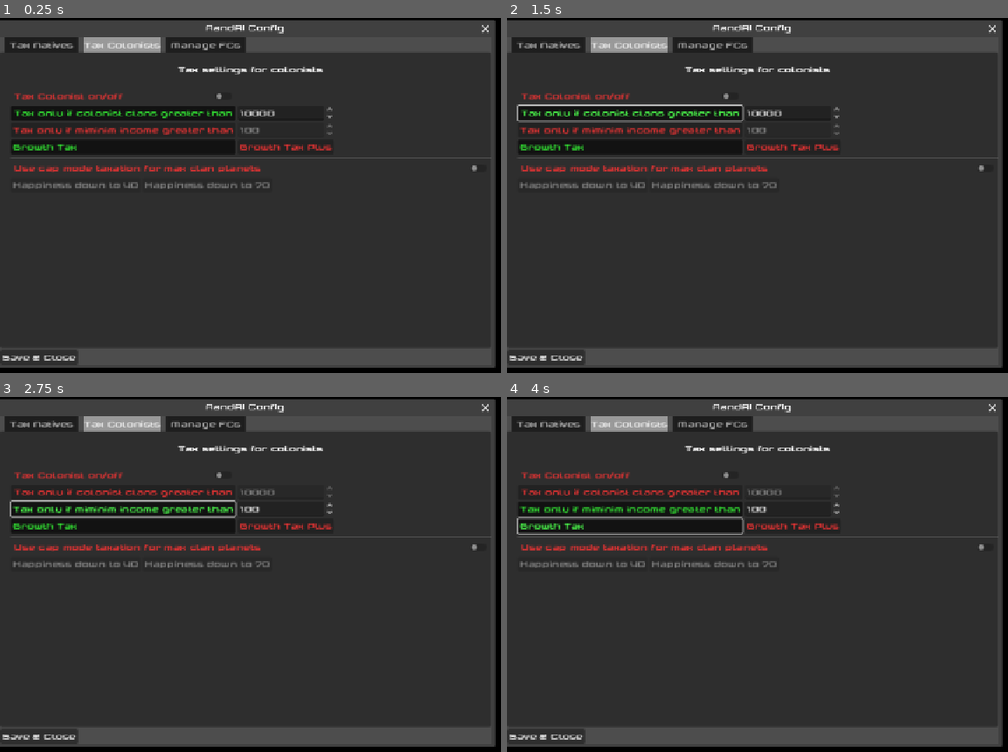
Above: before the commit, frames 1-4 (two rows, left to right).
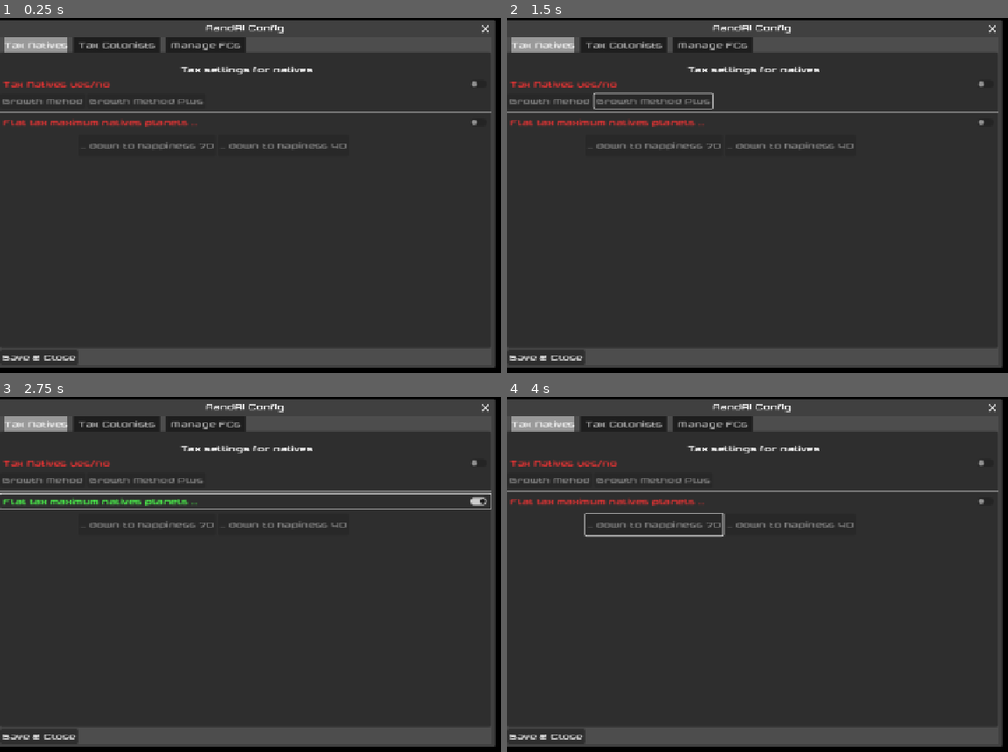
Above: after the commit, the same moments.

Repository: Kecupo/PMS-Planets.nu
Game: Godot game, scene res://Scenes/ConfigPopup.tscn
Two runs of this game, one before a commit and one after it. Both use one fixed random seed, a clock stepped at 60 frames per second and the inputs below. This scene is started directly instead of the project's main scene.
Inputs (mouse positions are in pixels of both pictures, inside the frame that each line leads up to):
- Up to frame 1 (0.25 s): no input
- Up to frame 2 (1.5 s): click (632, 96) at 0.5 s, where only the run before the commit has a clickable "Tax Colonist on/off"; click (632, 113) at 1.25 s, where only the run before the commit has a clickable "Tax only if colonist clans gr…"
- Up to frame 3 (2.75 s): click (125, 510) at 2 s, where only the run before the commit has a clickable "Tax only if miminim income gr…"
- Up to frame 4 (4 s): click (752, 499) at 2.75 s, where only the run after the commit has a clickable "Flat tax maximum natives plan…"; click (632, 524) at 3.5 s, where only the run before the commit has a clickable "Growth Tax"

The runs differ from the first frame. In frame 1, 7.7% of the frame differs, in the area x 0-99%, y 5-49%; in frame 2, 8.3%; in frame 3, 8.4%; in frame 4, 7.8%.

Commit message:
Config tabs

Diff:
--- a/Scenes/ConfigPopup.tscn
+++ b/Scenes/ConfigPopup.tscn
@@ -37,6 +37,10 @@
 TabContainer/styles/tab_hovered = SubResource("StyleBoxFlat_cq0wd")
 TabContainer/styles/tab_selected = SubResource("StyleBoxFlat_22vw3")
 TabContainer/styles/tab_unselected = SubResource("StyleBoxFlat_ffiky")
+
+[sub_resource type="ButtonGroup" id="ButtonGroup_cq0wd"]
+
+[sub_resource type="ButtonGroup" id="ButtonGroup_22vw3"]
 
 [sub_resource type="StyleBoxFlat" id="StyleBoxFlat_w7xoa"]
 bg_color = Color(0.98046875, 0.73535156, 0.73535156, 1)
@@ -73,10 +77,9 @@
 theme_override_styles/tabbar_background = SubResource("StyleBoxTexture_kx6hq")
 theme_override_styles/tab_hovered = SubResource("StyleBoxFlat_4bn5k")
 theme_override_styles/tab_selected = SubResource("StyleBoxFlat_0issk")
-current_tab = 1
+current_tab = 0
 
 [node name="Tax Natives" type="VBoxContainer" parent="RootVBox/Tabs"]
-visible = false
 layout_mode = 2
 theme = SubResource("Theme_joxi8")
 metadata/_tab_index = 0
@@ -98,11 +101,15 @@
 [node name="BtnNatMethodGrowthTax" type="Button" parent="RootVBox/Tabs/Tax Natives/HBoxContainer"]
 unique_name_in_owner = true
 layout_mode = 2
+toggle_mode = true
+button_group = SubResource("ButtonGroup_cq0wd")
 text = "Growth Mehod"
 
 [node name="BtnNatMethodGrowthTaxPlus" type="Button" parent="RootVBox/Tabs/Tax Natives/HBoxContainer"]
 unique_name_in_owner = true
 layout_mode = 2
+toggle_mode = true
+button_group = SubResource("ButtonGroup_22vw3")
 text = "Growth Method Plus"
 
 [node name="HSeparator" type="HSeparator" parent="RootVBox/Tabs/Tax Natives"]
@@ -124,14 +131,19 @@
 [node name="BtnNatCap70" type="Button" parent="RootVBox/Tabs/Tax Natives/ChkNatCapEnabled/HBoxContainer"]
 unique_name_in_owner = true
 layout_mode = 2
+toggle_mode = true
+button_group = ExtResource("2_0issk")
 text = "... down to happiness 70"
 
 [node name="BtnNatCap40" type="Button" parent="RootVBox/Tabs/Tax Natives/ChkNatCapEnabled/HBoxContainer"]
 unique_name_in_owner = true
 layout_mode = 2
+toggle_mode = true
+button_group = ExtResource("3_cq0wd")
 text = "... down to hapiness 40"
 
 [node name="Tax Colonists" type="VBoxContainer" parent="RootVBox/Tabs"]
+visible = false
 layout_mode = 2
 metadata/_tab_index = 1
 
@@ -156,7 +168,6 @@
 [node name="RbColGateOff" type="CheckButton" parent="RootVBox/Tabs/Tax Colonists/MarginContainer/VBoxContainer/GridContainer"]
 unique_name_in_owner = true
 layout_mode = 2
-button_group = ExtResource("2_cq0wd")
 text = "Tax Colonist on/off"
 
 [node name="Label" type="Label" parent="RootVBox/Tabs/Tax Colonists/MarginContainer/VBoxContainer/GridContainer"]
@@ -166,7 +177,6 @@
 unique_name_in_owner = true
 layout_mode = 2
 toggle_mode = true
-button_pressed = true
 button_group = ExtResource("2_cq0wd")
 text = "Tax only if colonist clans greater than"
 
--- a/Scenes/config_popup.gd
+++ b/Scenes/config_popup.gd
@@ -209,8 +209,8 @@
 func _on_col_tax_mode_selected(idx: int) -> void:
 	if _syncing:
 		return
+
 	var gate_mode: int = 1
-
 	if rb_col_gate_off.button_pressed:
 		gate_mode = 0
 	elif rb_col_gate_min_income.button_pressed:
@@ -257,15 +257,21 @@
 # UI State helpers
 # -------------------------
 func _update_colonist_gate_controls() -> void:
-	# Spinboxes nur aktiv, wenn der zugehörige Radio gewählt ist
-	var clans_on: bool = rb_col_gate_min_clans.button_pressed
-	var income_on: bool = rb_col_gate_min_income.button_pressed
-
-	spin_col_min_clans.editable = clans_on
-	spin_col_min_clans.focus_mode = Control.FOCUS_ALL if clans_on else Control.FOCUS_NONE
-
-	spin_col_min_income.editable = income_on
-	spin_col_min_income.focus_mode = Control.FOCUS_ALL if income_on else Control.FOCUS_NONE
+
+	var tax_enabled: bool = rb_col_gate_off.button_pressed
+
+	rb_col_gate_off.disabled = not tax_enabled
+	rb_col_gate_min_clans.disabled = not tax_enabled
+	rb_col_gate_min_income.disabled = not tax_enabled
+
+	var clans_mode: bool = tax_enabled and rb_col_gate_min_clans.button_pressed
+	var income_mode: bool = tax_enabled and rb_col_gate_min_income.button_pressed
+
+	spin_col_min_clans.editable = clans_mode
+	spin_col_min_clans.focus_mode = Control.FOCUS_ALL if clans_mode else Control.FOCUS_NONE
+
+	spin_col_min_income.editable = income_mode
+	spin_col_min_income.focus_mode = Control.FOCUS_ALL if income_mode else Control.FOCUS_NONE
 
 func _update_colonist_cap_controls() -> void:
 	var on: bool = chk_col_cap_mode.button_pressed
@@ -287,19 +293,17 @@
 func _on_col_gate_changed(_on: bool) -> void:
 	if _syncing:
 		return
-
-	var gate_mode: int = 1
-	if rb_col_gate_off.button_pressed:
-		gate_mode = 0
-	elif rb_col_gate_min_income.button_pressed:
-		gate_mode = 2
-	else:
-		gate_mode = 1
-
-	# nur setzen, wenn du die Variablen schon hast; sonst erstmal weglassen
-	if "col_tax_gate_mode" in RandAI_Config:
-		RandAI_Config.col_tax_gate_mode = gate_mode
-		RandAI_Config.mark_dirty()
+	if _on:
+		var gate_mode: int = 1
+		if rb_col_gate_off.button_pressed:
+			gate_mode = 0
+		elif rb_col_gate_min_income.button_pressed:
+			gate_mode = 2
+		else:
+			gate_mode = 1
+		if "col_tax_gate_mode" in RandAI_Config:
+			RandAI_Config.col_tax_gate_mode = gate_mode
+			RandAI_Config.mark_dirty()
 
 	_update_colonist_gate_controls()
 
Not shown: 1 places in Scenes/ConfigPopup.tscn that only renumber resources
